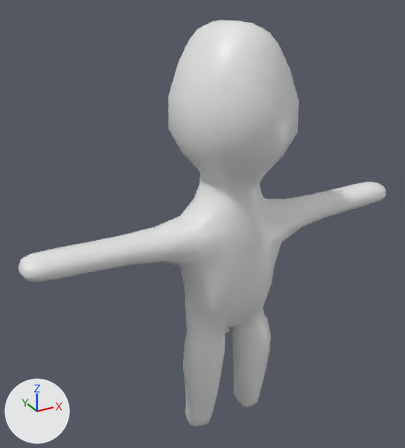
Renders of the Blender file Models/main-char/Main-Char.blend from each side of a commit.
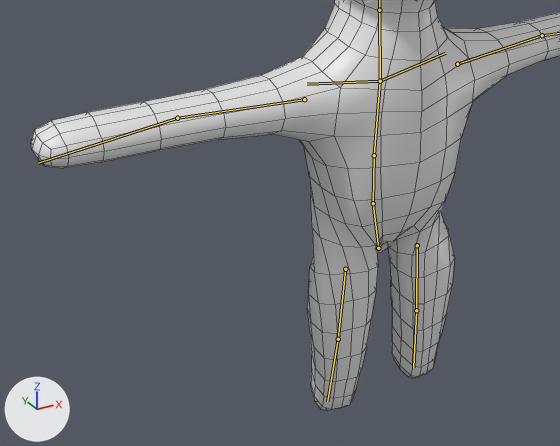
Each version appears first whole from a 50 mm lens placed at (-2.6, -4.22, 4.5), pointed at (-0.18, 0.17, 2.31), and next in a close-up on the part from 0% to 82% of the width and 41% to 100% of the height. Arrows for +X, +Y and +Z are at lower left; the lights stay in place. Both versions are drawn at the pose saved in each file; the numbers are the values there. The bones that bend it are drawn over the model as lines in the close-ups. The close-ups show mesh edges as thin lines.

In view in the first close-up: 'Main-Char'.
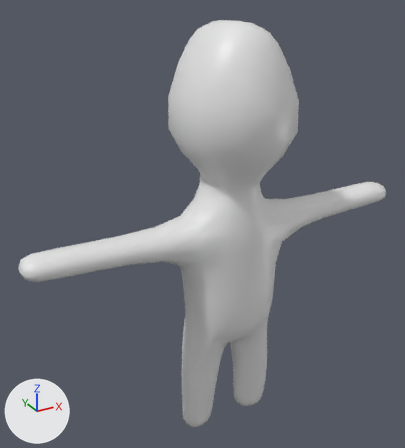
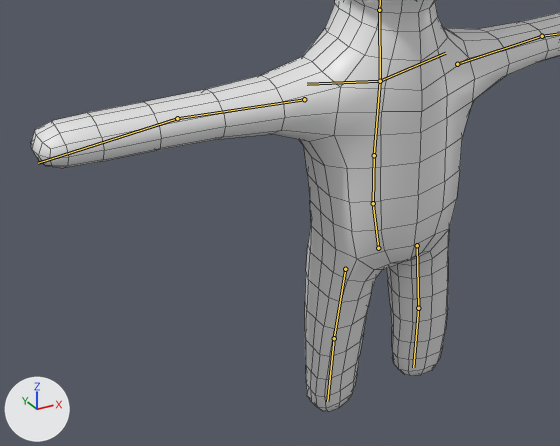
Changed parts and their boxes [x1, y1, x2, y2] in the close-ups (560 x 446 px):
'Main-Char', posed: before [31, 0, 560, 411]; after [31, 0, 560, 412]

The change in detail:
Bone 'L-Leg-IK-Target' (bone_l_leg_ik_target) moves from (0.0, 2.99, 0.0) to (0.0, 0.0, 0.0).
Bone 'R-Leg-IK-Target' (bone_r_leg_ik_target) moves from (0.0, 2.99, 0.0) to (0.0, 0.0, 0.0).
